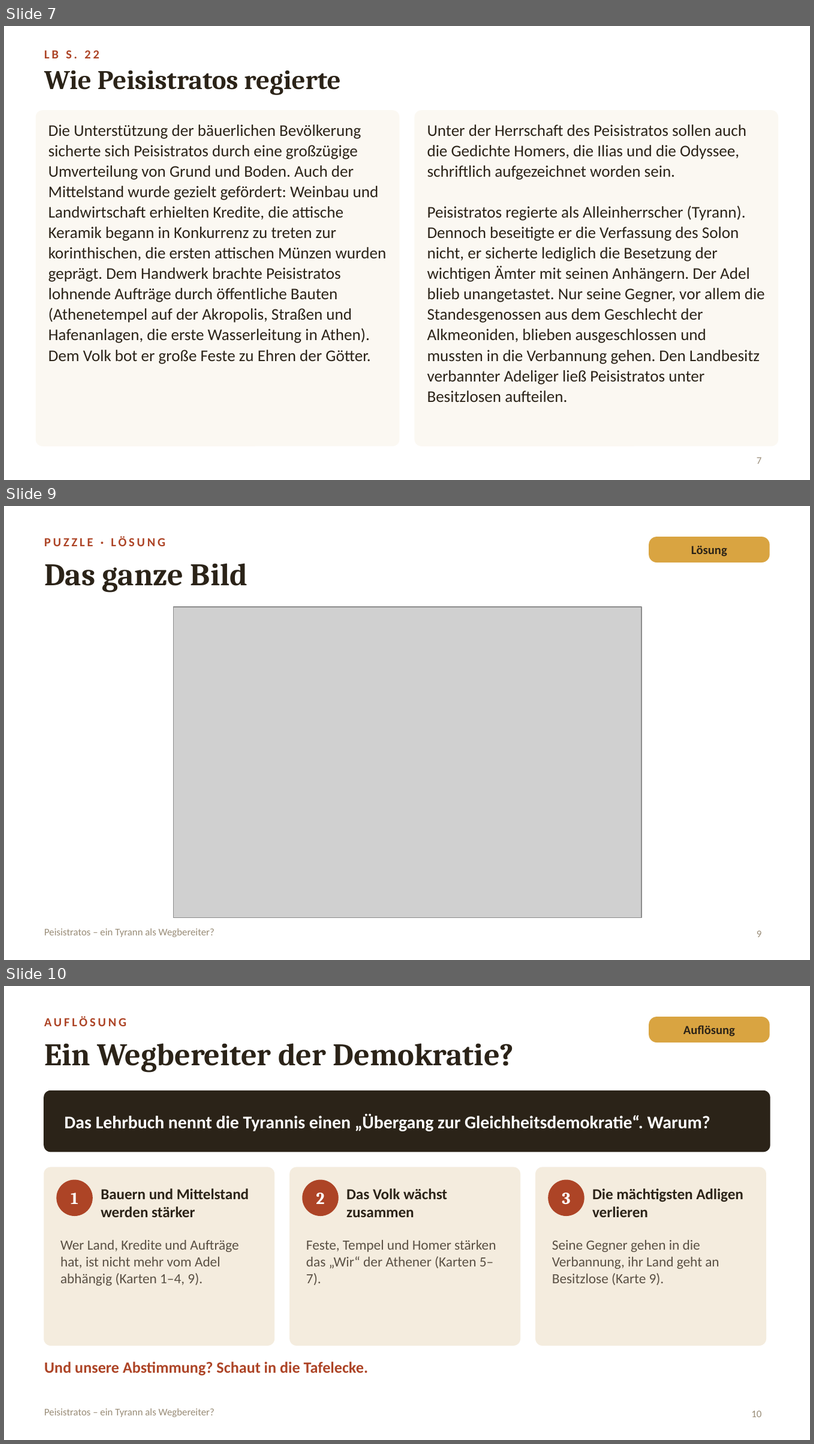
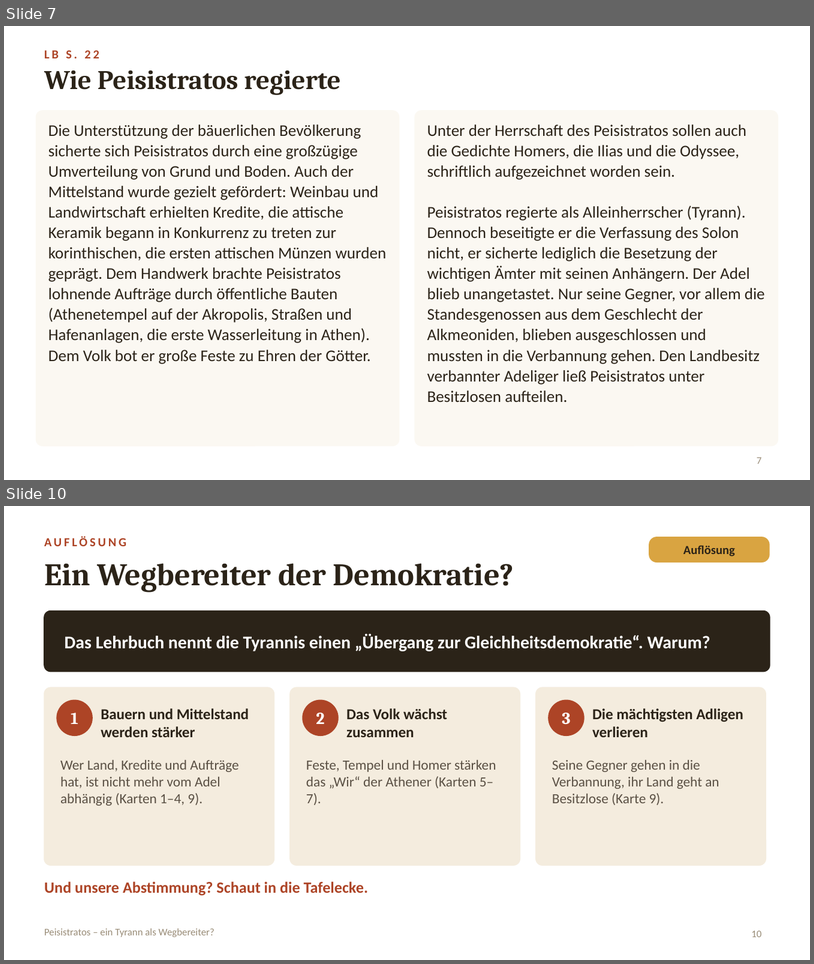
Before and after one commit to golzkonstantin-gif/Schule, a slide deck: Geschichte_11/Stunde_Peisistratos/Folien_Peisistratos.pptx. Shown one above the other, each under a label of ours: slides 7, 9 and 10 before the commit, slides 7 and 10 after it; the slides between them are not shown. The pictures are 814x1444 and 814x964 pixels, drawn with LibreOffice and Linux fonts; fonts in the diff are those of the drawing; grey boxes stand for pictures. Boxes give left, top, right and bottom in pixels: in the first picture for what was removed or moved away, otherwise in the second. Text is boxed around its words. In the diff, an @@ line names an element or a change of style, - is before the commit and + after.

```diff
--- a/Geschichte_11/Stunde_Peisistratos/Folien_Peisistratos.pptx
+++ b/Geschichte_11/Stunde_Peisistratos/Folien_Peisistratos.pptx
@@ slide 9 removed at [4, 506, 810, 960], background #FFFFFF @@
@@ text removed at [44, 536, 165, 546] @@
-PUZZLE · LÖSUNG
@@ rounded rectangle removed at [649, 537, 770, 562] @@
-Lösung
@@ text removed at [44, 563, 248, 592] @@
-Das ganze Bild
@@ picture removed at [173, 607, 642, 917] @@
@@ text removed at [44, 928, 215, 937] @@
-Peisistratos – ein Tyrann als Wegbereiter?
@@ page number removed at [757, 930, 762, 937] @@
-9
```
Also in this commit, not shown: 2 slides changed, 1 other slide removed, 6 other files.
